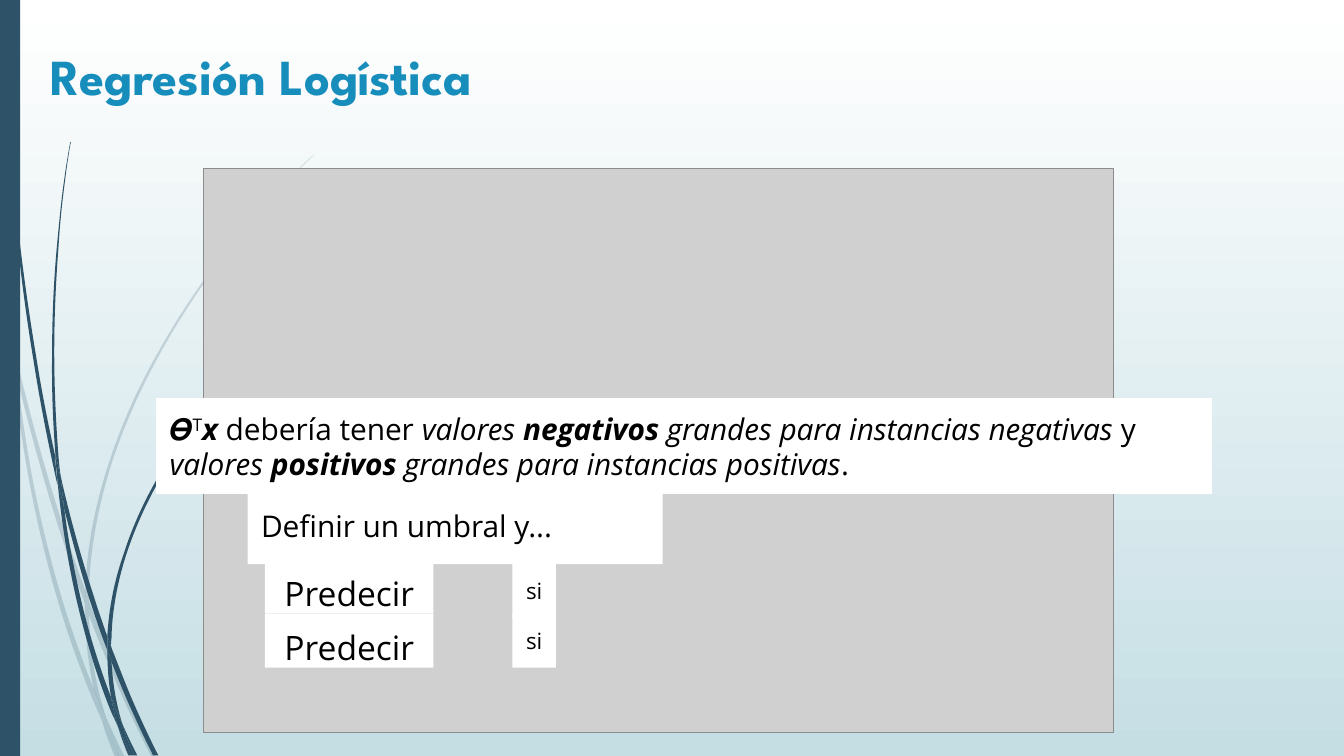
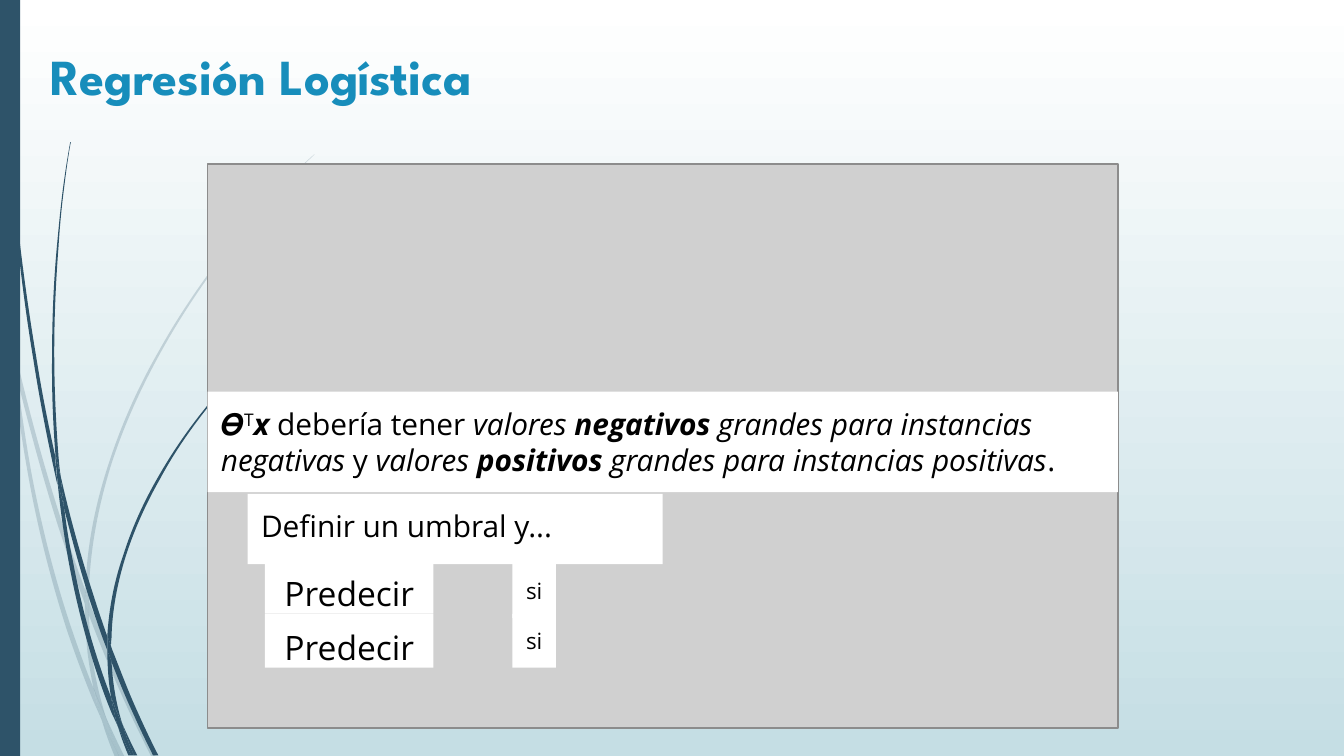
Before and after one commit to DiploDatos/AprendizajeSupervisado, a slide deck: slide 22 of Teórico/Aprendizaje Supervisado - Clase I.ppsx. Drawn at 1344x756 pixels with LibreOffice and Linux fonts; fonts in the diff are those of the drawing; grey boxes stand for pictures. Boxes give left, top, right and bottom in pixels: in the first picture for what was removed or moved away, otherwise in the second. Text is boxed around its words. In the diff, an @@ line names an element or a change of style, - is before the commit and + after.

```diff
--- a/Teórico/Aprendizaje Supervisado - Clase I.ppsx
+++ b/Teórico/Aprendizaje Supervisado - Clase I.ppsx
@@ picture: place and size @@
-picture at (203, 168, 1113, 732)
+picture at (207, 164, 1117, 728)
@@ rectangle "𝜭Tx debería tener valores negativos ...": place and size @@
-rectangle "𝜭Tx debería tener valores negativos ..." at (156, 398, 1211, 493)
+rectangle "𝜭Tx debería tener valores negativos ..." at (207, 391, 1117, 492)
```
Also in this commit, not shown: 14 other slides changed.
